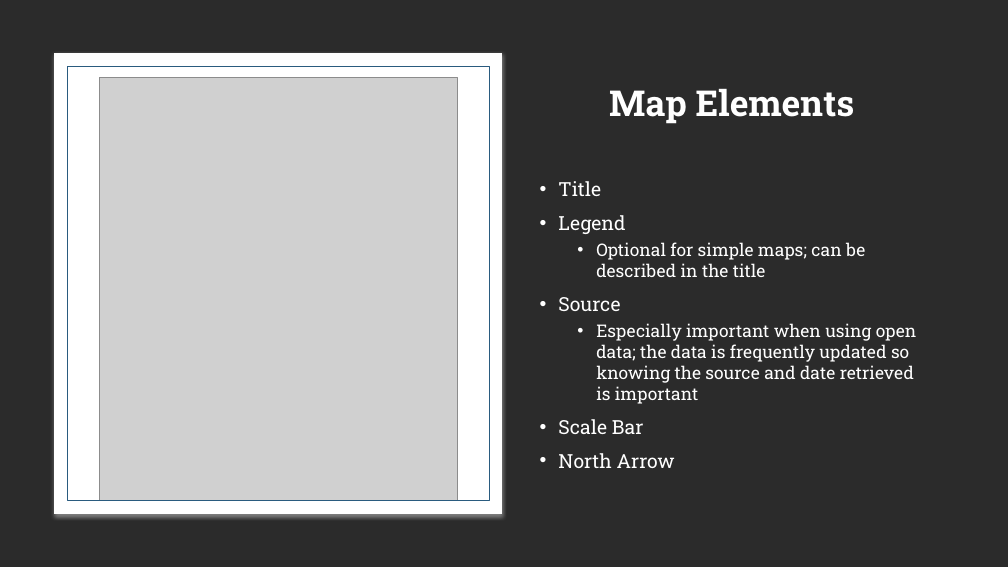
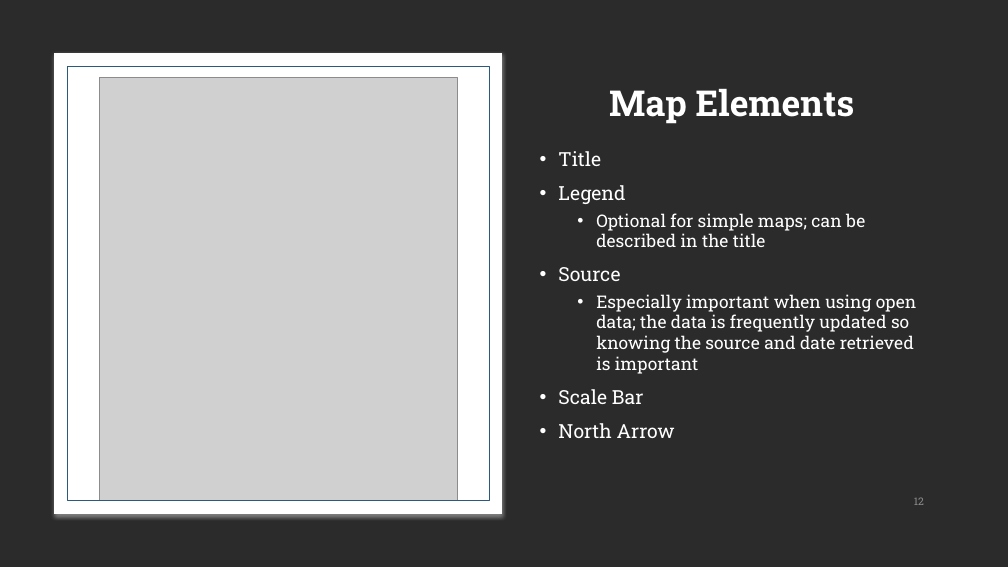
Before and after one commit to argunaw/r-ladies-mapping-tutorial, a slide deck: slide 12 of R Ladies Tutorial - Feb 2022 Meetup.pptx (slide 11 before the commit). Drawn at 1008x567 pixels with LibreOffice and Linux fonts; fonts in the diff are those of the drawing; grey boxes stand for pictures; background and template pictures are left out; a plain dark background stands for a picture behind light text. Boxes give left, top, right and bottom in pixels: in the first picture for what was removed or moved away, otherwise in the second. Text is boxed around its words. In the diff, an @@ line names an element or a change of style, - is before the commit and + after.

```diff
--- a/R Ladies Tutorial - Feb 2022 Meetup.pptx
+++ b/R Ladies Tutorial - Feb 2022 Meetup.pptx
@@ text "Title": place and size @@
-text "Title" at [558,181,917,468]
+text "Title" at [558,151,917,438]
@@ page number added at [914,497,924,505], 10 pt, text #8C8C8C @@
+12
```
Also in this commit, not shown: 14 other slides changed, 1 slide added.
